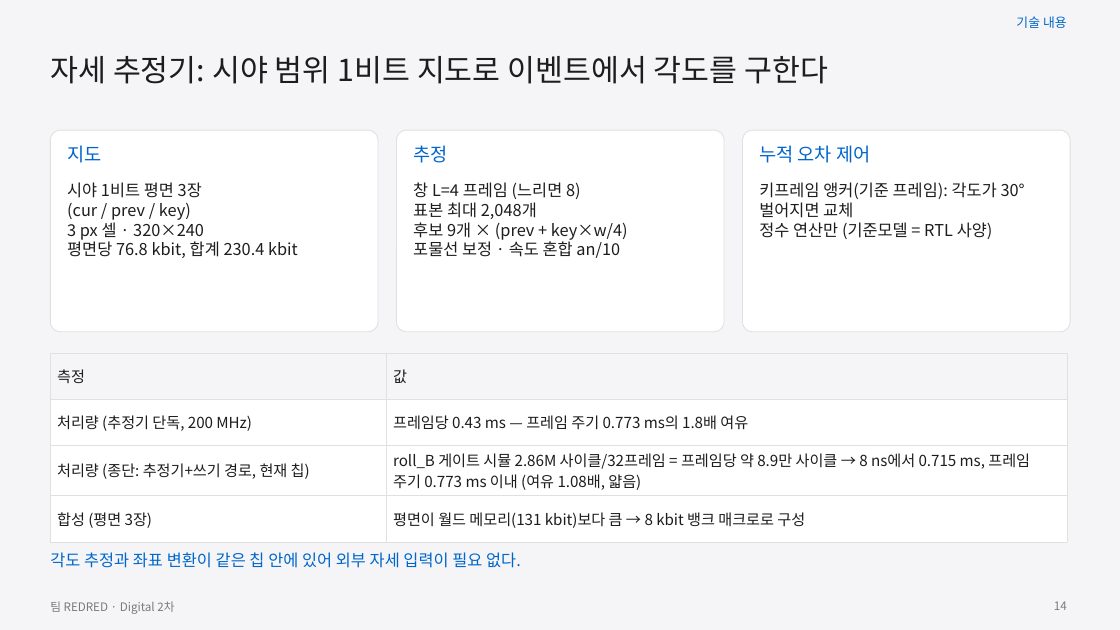
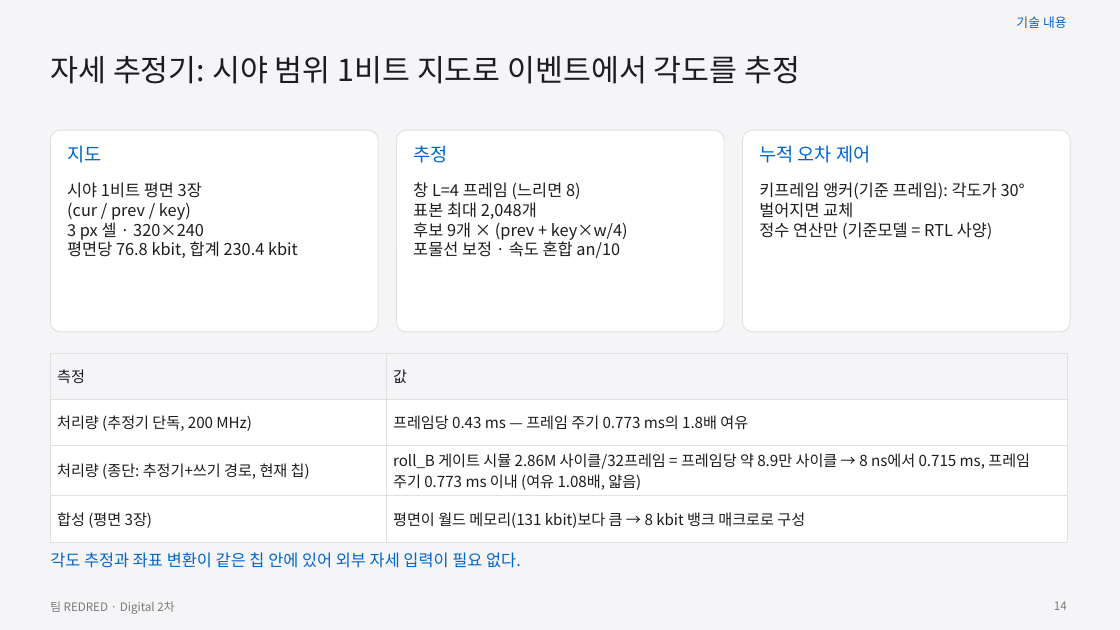
Before and after one commit to GangHeeJo/AI-SEMI, a slide deck: slide 14 of submission/REDRED_2차_발표자료_칩S.pptx. Drawn at 1120x630 pixels with LibreOffice and Linux fonts; fonts in the diff are those of the drawing. Boxes give left, top, right and bottom in pixels: in the first picture for what was removed or moved away, otherwise in the second. Text is boxed around its words. In the diff, an @@ line names an element or a change of style, - is before the commit and + after.

```diff
--- a/submission/REDRED_2차_발표자료_칩S.pptx
+++ b/submission/REDRED_2차_발표자료_칩S.pptx
@@ text at (50,56,801,84): text changed @@
-자세 추정기: 시야 범위 1비트 지도로 이벤트에서 각도를 구한다
+자세 추정기: 시야 범위 1비트 지도로 이벤트에서 각도를 추정
@@ table: place and size @@
-table at (50,353,1067,532)
+table at (50,353,1067,538)
```
Also in this commit, not shown: 17 other slides changed, 4 other files.
